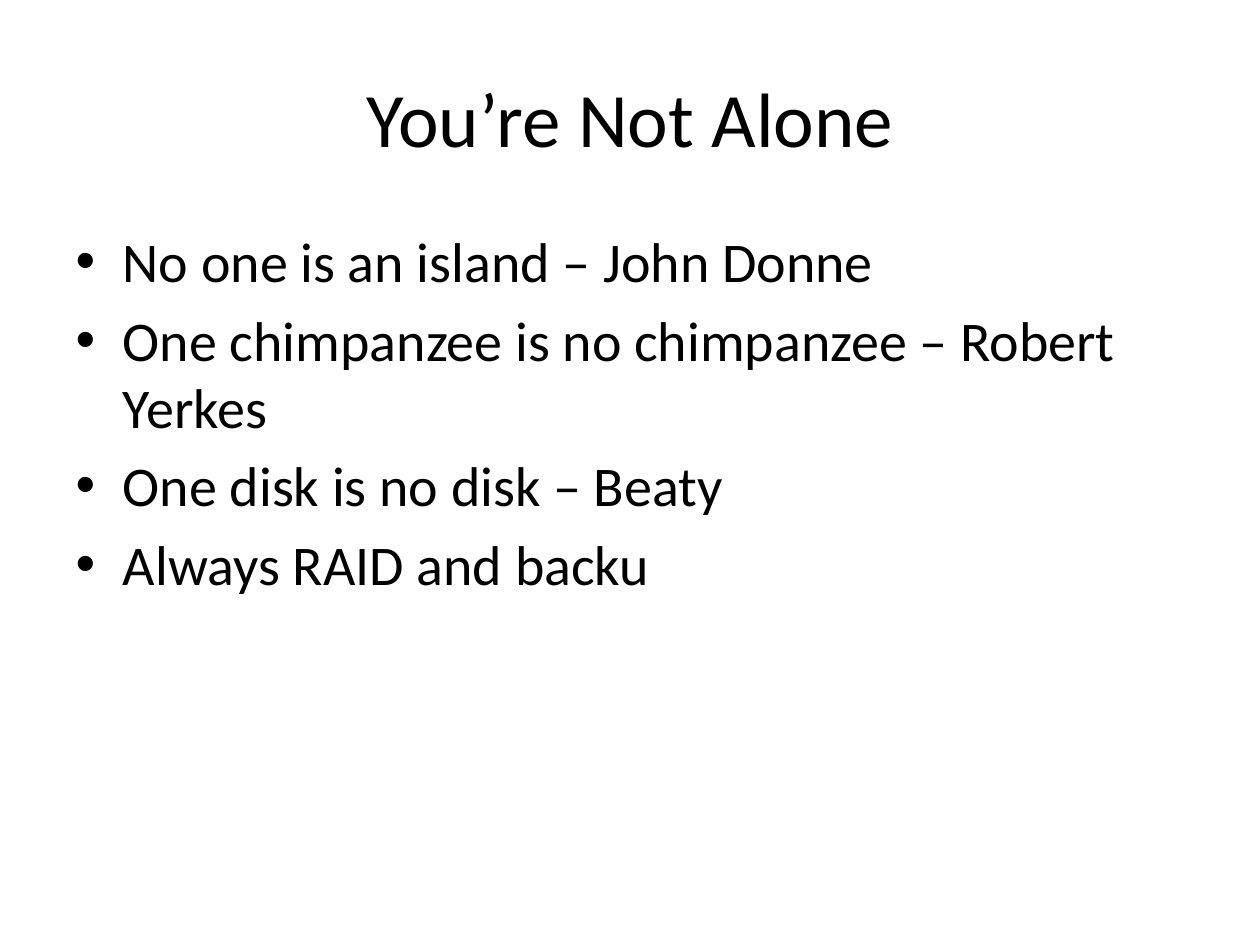
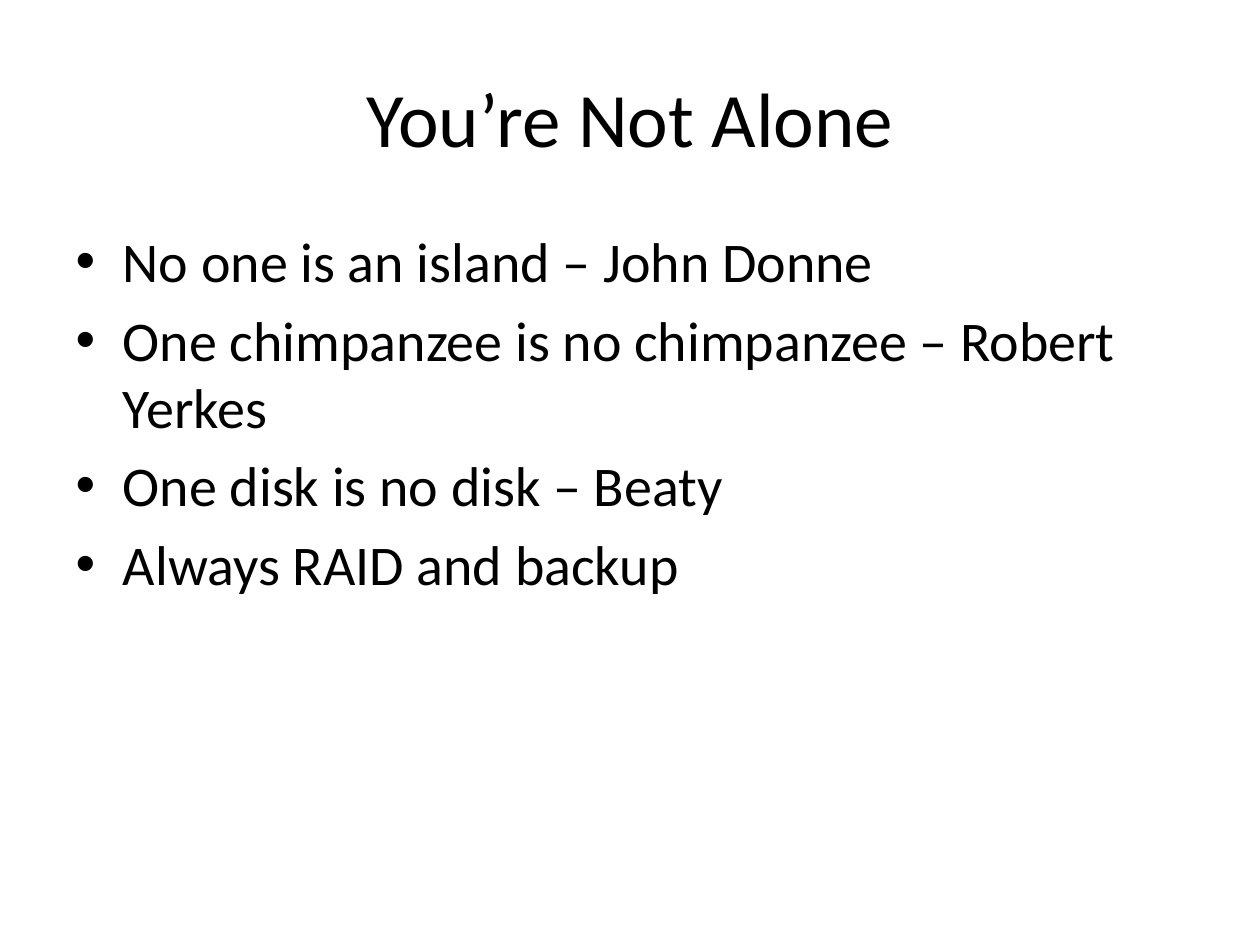
Before and after one commit to ivogeorg/cs1030, a slide deck: slide 6 of slides-steve/Chapter 04.pptx. Drawn at 1260x945 pixels with LibreOffice and Linux fonts; fonts in the diff are those of the drawing; background and template pictures are left out. Boxes give left, top, right and bottom in pixels: in the first picture for what was removed or moved away, otherwise in the second. Text is boxed around its words. In the diff, an @@ line names an element or a change of style, - is before the commit and + after.

```diff
--- a/slides-steve/Chapter 04.pptx
+++ b/slides-steve/Chapter 04.pptx
@@ text at (123,546,678,594): text changed @@
-• Always RAID and backu
+• Always RAID and backup
```
Also in this commit, not shown: 13 other slides changed, 5 other files.
